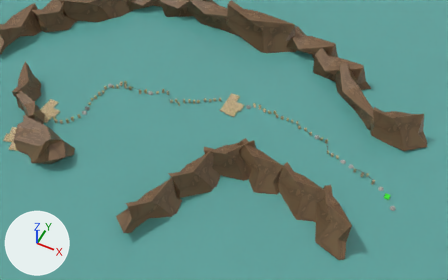
The glTF model public/world.glb as it was, and as the next commit left it.
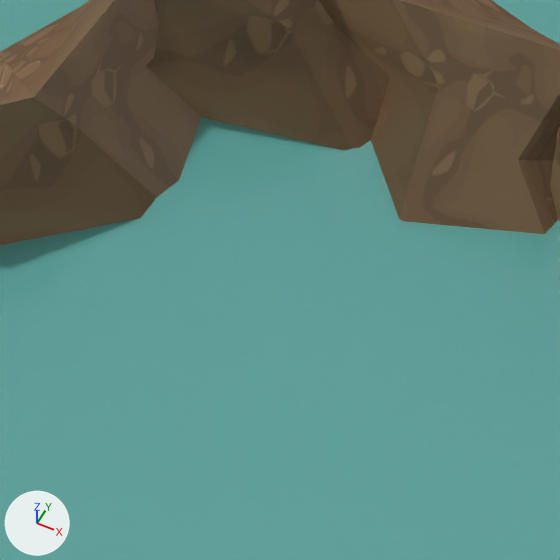
Each version is shown from a 50 mm lens placed at (726.0, -654.0, 929.0), pointed at (376.0, 45.0, 55.0), then close up on the part from 42% to 62% of the width and 56% to 89% of the height. Lighting does not change. The marker at lower left points along +X, +Y and +Z. Where no turn or scale is listed for an object, it has been applied to the vertices.
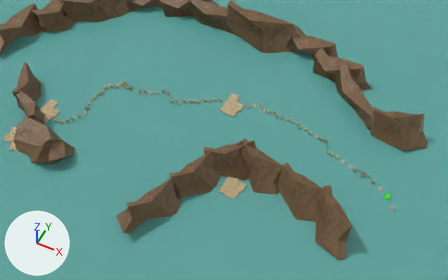
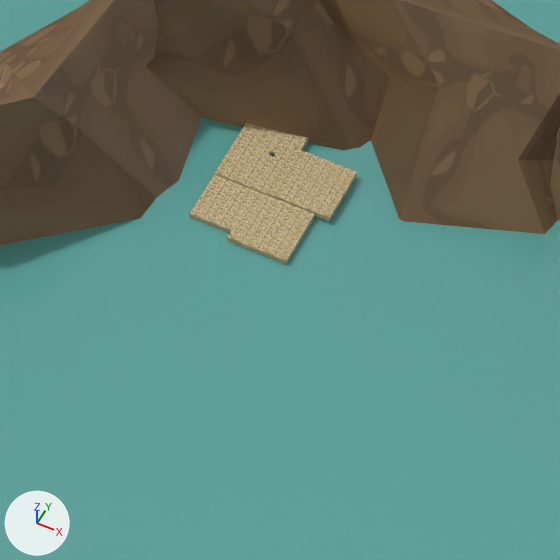
Commit message: modified:   public/world.glb

Pixel boxes [x1, y1, x2, y2] of what changed, in the close-ups (560 x 560 px):
'sin', added (beige)
    after: [190, 123, 357, 264]

The change, as a diff of the scene's bpy script:
```diff
--- a/public/world.glb.py
+++ b/public/world.glb.py
@@ mat_matériau_083 @@
+mat_matériau_083 = principled_material('Matériau.083')
+mat_matériau_083.texture = img_sol
+mat_matériau_083.roughness = 0.769
@@ me_sin @@
+me_sin.from_pydata(...)  # a box spanning x -10.0..10.0, y -10.0..10.0, z -1.0..1.0; a box spanning x 9.6..29.6, y -30.0..-10.0, z -0.6..1.4; a box spanning x 4.6..24.6, y -50.0..-30.0, z -1.5..0.5; a box spanning x -10.0..10.0, y -30.0..-10.0, z -1.0..1.0; a box spanning x -10.0..10.0, y -47.0..-27.0, z -1.8..0.2
+me_sin.materials.append(mat_matériau_083)  # picture img_sol
@@ ob_sin @@
+ob_sin = bpy.data.objects.new('sin', me_sin)
+ob_sin.location = (411.9, 18.2, -2.3)
```
